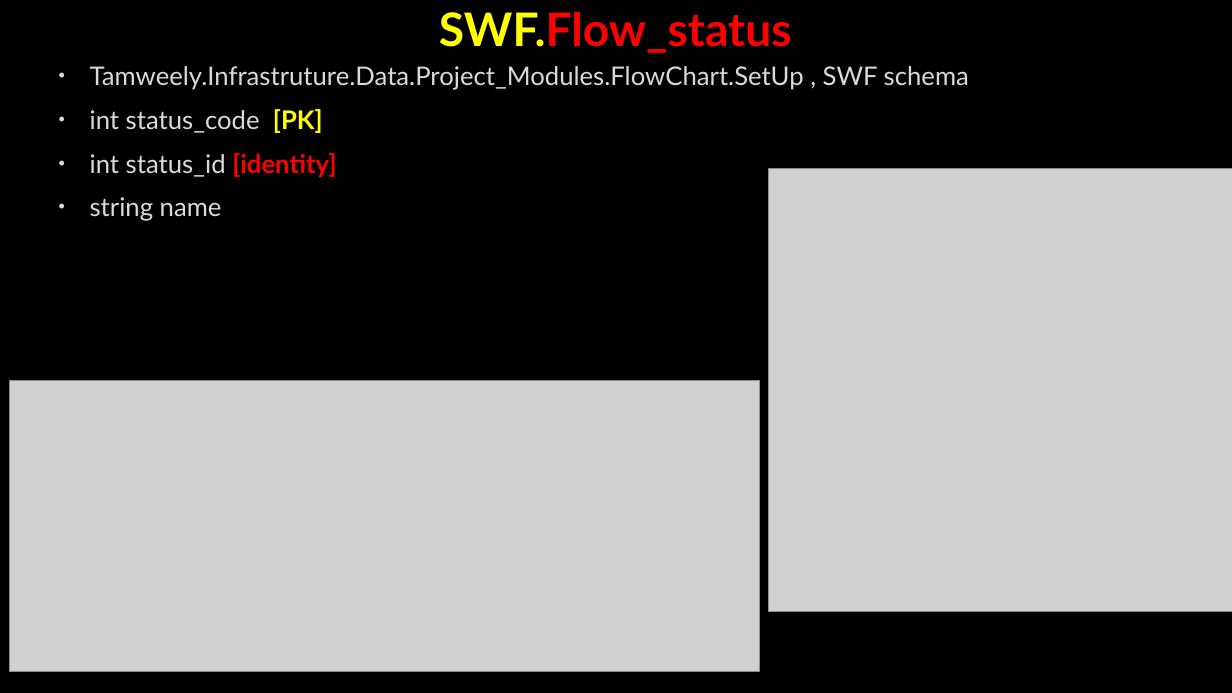
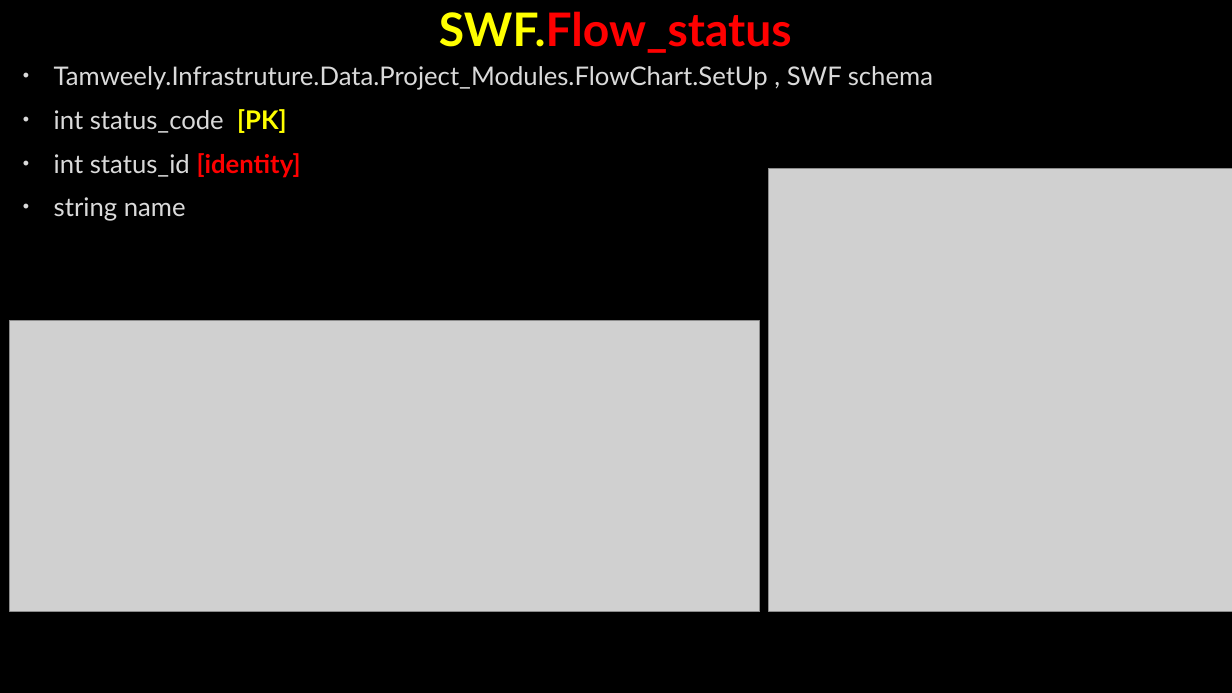
Before and after one commit to AhmedMohamedSamir1/Summary, a slide deck: slide 59 of Dot Net/Business.pptx (slide 29 before the commit). Drawn at 1232x693 pixels with LibreOffice and Linux fonts; fonts in the diff are those of the drawing; grey boxes stand for pictures; background and template pictures are left out. Boxes give left, top, right and bottom in pixels: in the first picture for what was removed or moved away, otherwise in the second. Text is boxed around its words. In the diff, an @@ line names an element or a change of style, - is before the commit and + after.

```diff
--- a/Dot Net/Business.pptx
+++ b/Dot Net/Business.pptx
@@ text "Tamweely.Infrastruture.Data.Project_Modules.FlowChart.SetUp  ...": place and size @@
-text "Tamweely.Infrastruture.Data.Project_Modules.FlowChart.SetUp  ..." at (90,66,969,221)
+text "Tamweely.Infrastruture.Data.Project_Modules.FlowChart.SetUp  ..." at (54,66,933,221)
@@ picture: place and size @@
-picture at (10,381,761,672)
+picture at (10,321,761,612)
```
Also in this commit, not shown: 15 other slides changed, 21 slides added, 4 slides removed, 4 other files.
